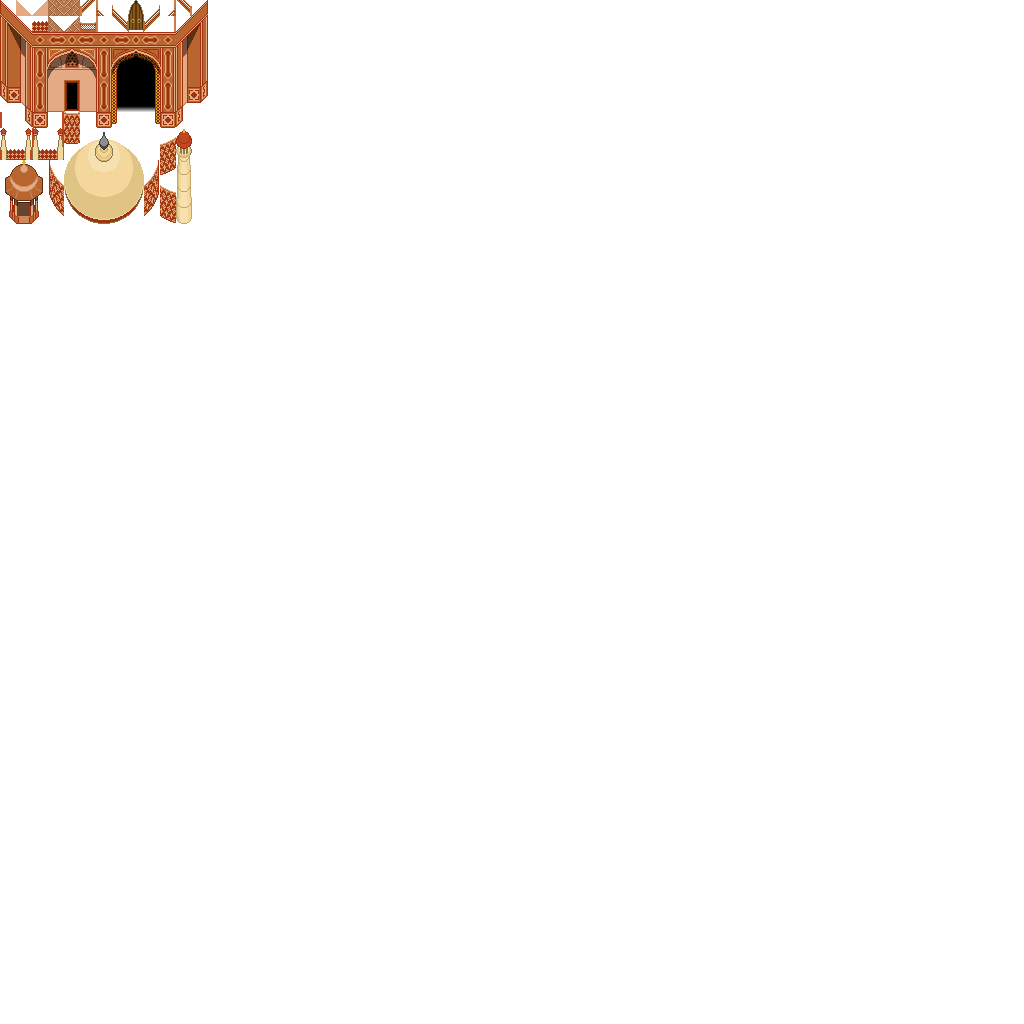
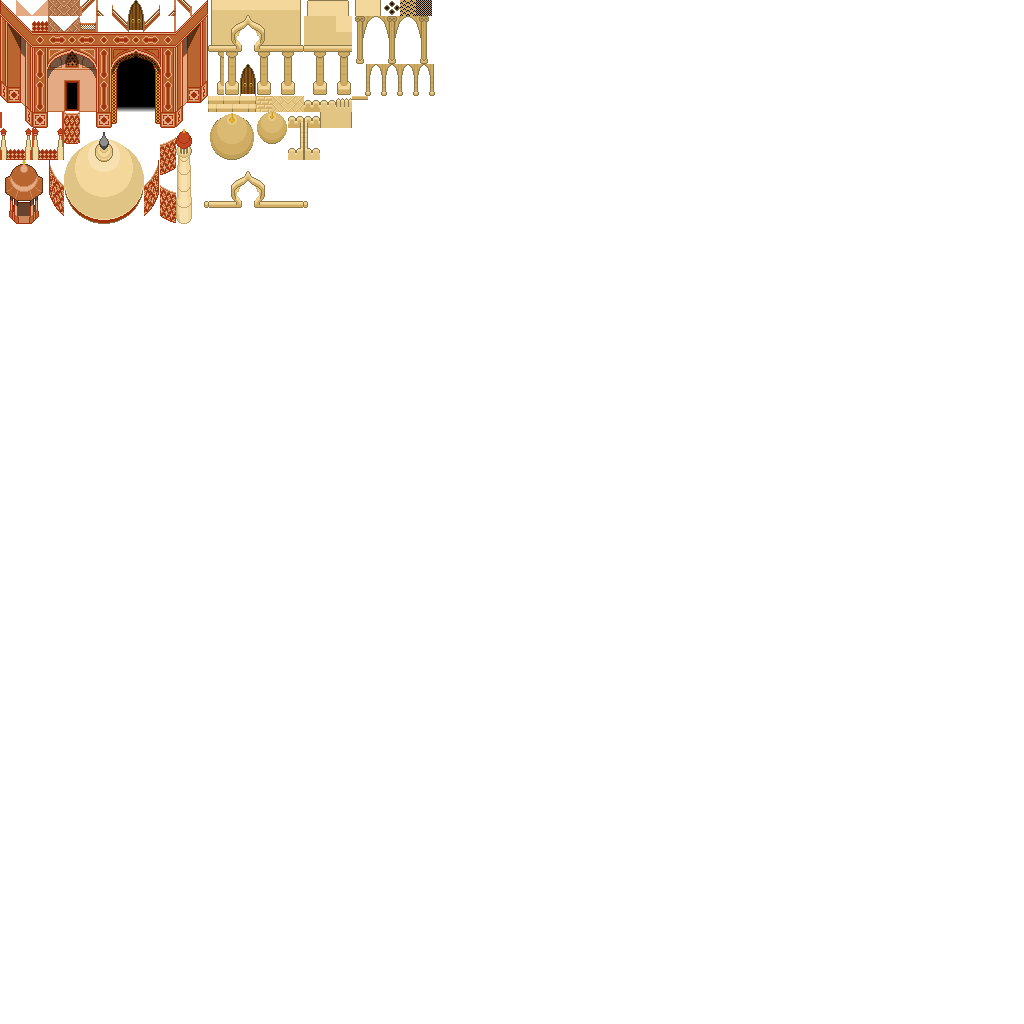
Layers edited between the first and the second 1024px x 1024px image:
painted on "Hintergrund" over (204, 0, 435, 208)
